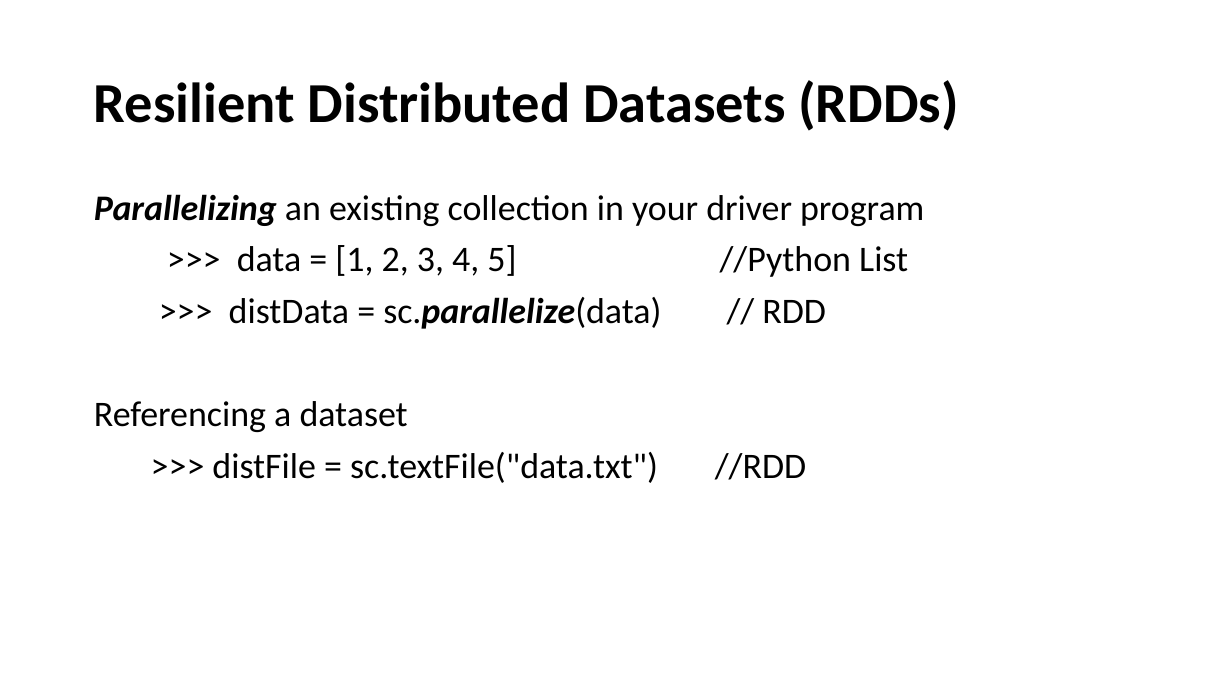
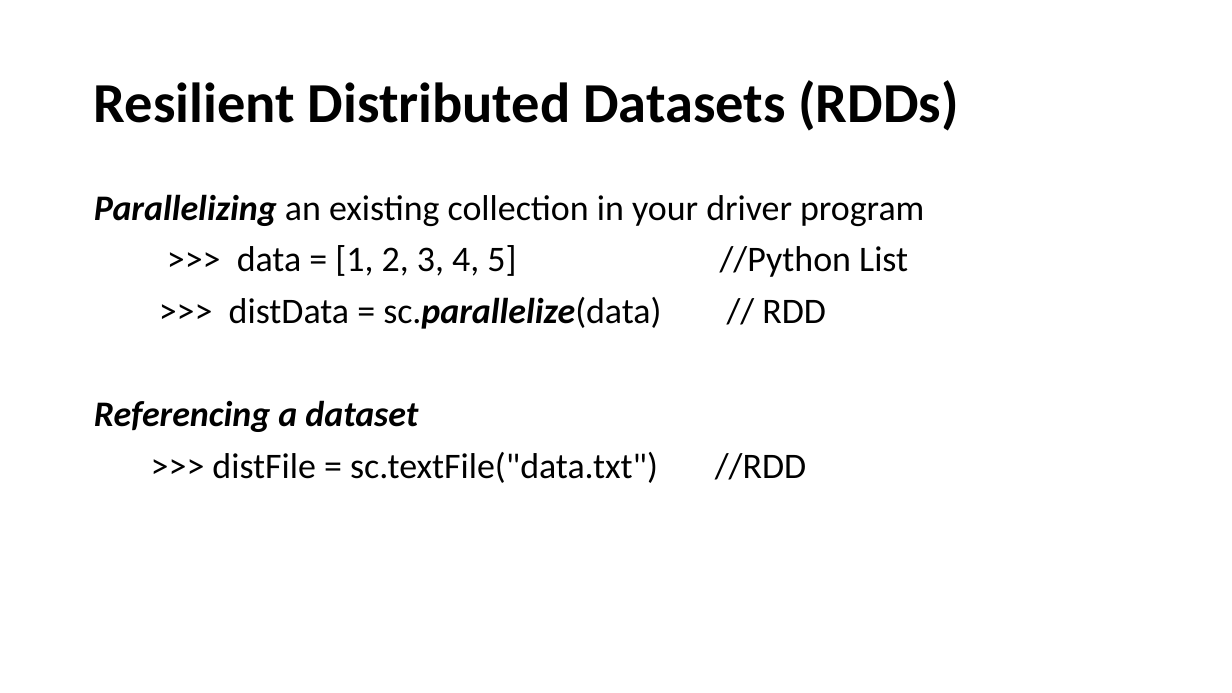
Before and after one commit to marilynwaldman/course, a slide deck: slide 6 of spark/03-RDDs/01-BasicRdds.pptx. Drawn at 1232x693 pixels with LibreOffice and Linux fonts; fonts in the diff are those of the drawing. Boxes give left, top, right and bottom in pixels: in the first picture for what was removed or moved away, otherwise in the second. Text is boxed around its words. In the diff, an @@ line names an element or a change of style, - is before the commit and + after.

```diff
--- a/spark/03-RDDs/01-BasicRdds.pptx
+++ b/spark/03-RDDs/01-BasicRdds.pptx
@@ text at (94,400,418,432): bold on, italic on in "Referencing a dataset" @@
```
Also in this commit, not shown: 6 other slides changed, 3 other files.
